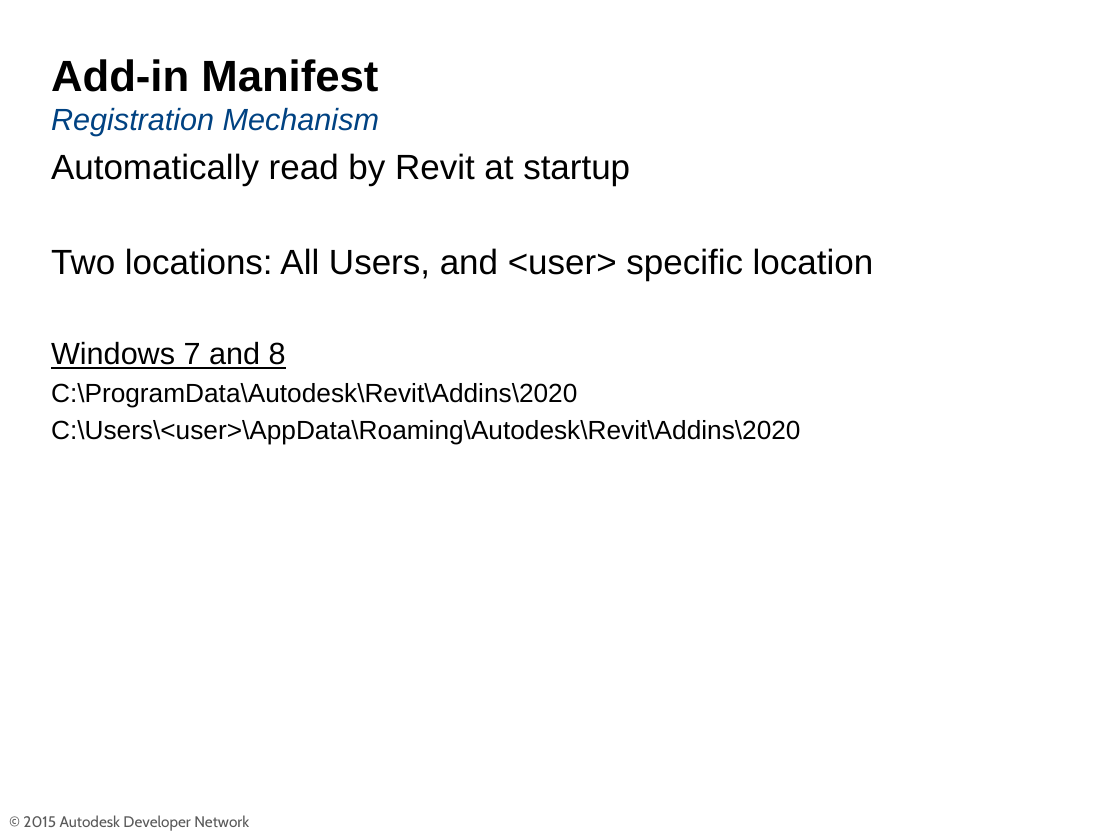
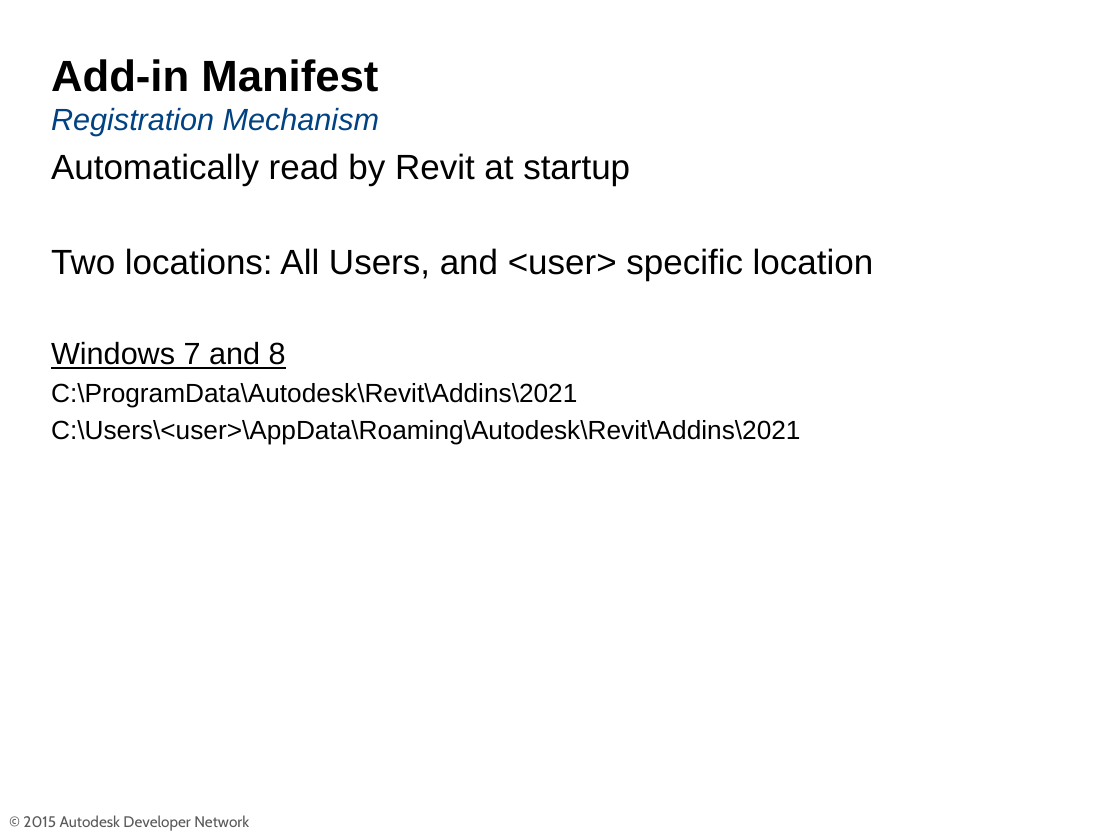
Before and after one commit to ADN-DevTech/RevitTrainingMaterial, a slide deck: slide 19 of Presentation/1_Revit_API_Intro.pptx. Drawn at 1120x840 pixels with LibreOffice and Linux fonts; fonts in the diff are those of the drawing; background and template pictures are left out. Boxes give left, top, right and bottom in pixels: in the first picture for what was removed or moved away, otherwise in the second. Text is boxed around its words. In the diff, an @@ line names an element or a change of style, - is before the commit and + after.

```diff
--- a/Presentation/1_Revit_API_Intro.pptx
+++ b/Presentation/1_Revit_API_Intro.pptx
@@ text at (x1=51, y1=383, x2=800, y2=445): text changed @@
-C:\ProgramData\Autodesk\Revit\Addins\2020
-C:\Users\<user>\AppData\Roaming\Autodesk\Revit\Addins\2020
+C:\ProgramData\Autodesk\Revit\Addins\2021
+C:\Users\<user>\AppData\Roaming\Autodesk\Revit\Addins\2021
```
Also in this commit, not shown: 4 other slides changed, 31 other files.
